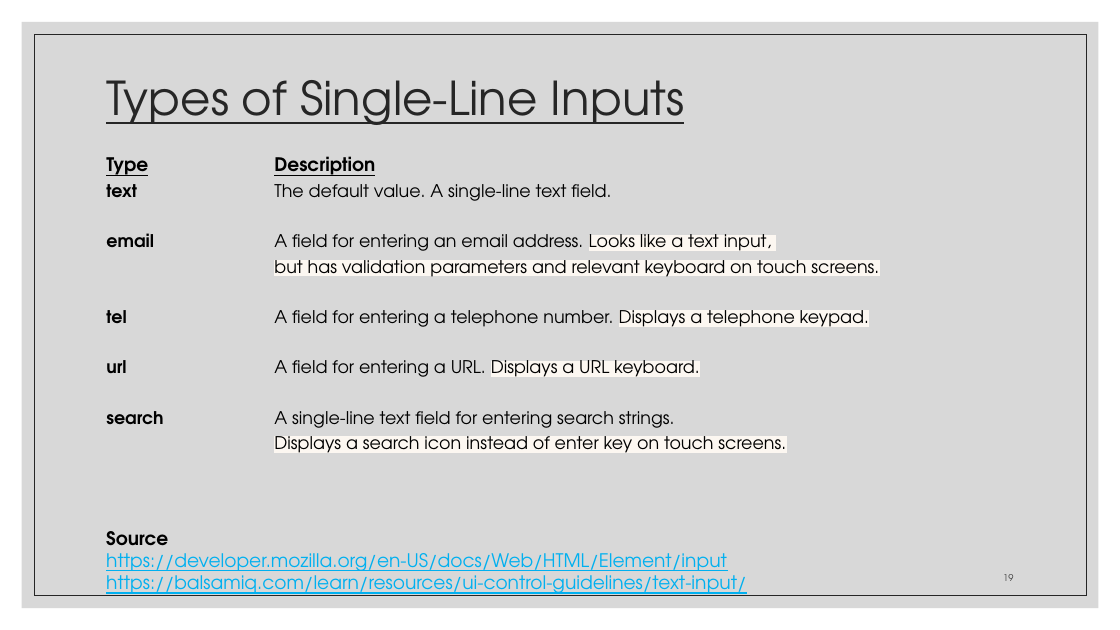
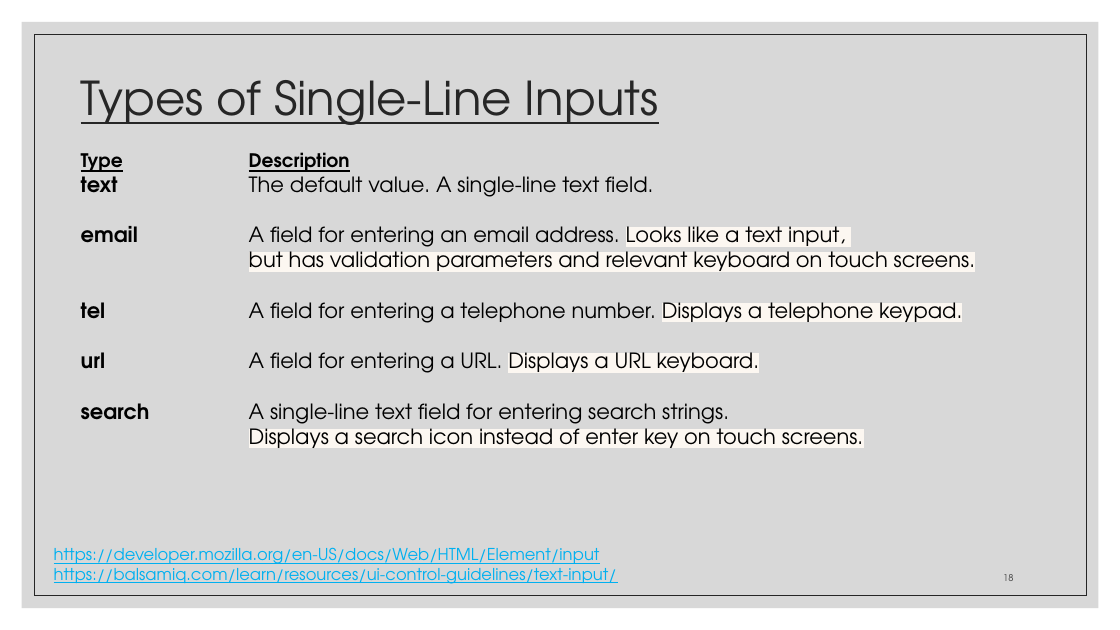
Before and after one commit to zackstotts/base-node-curriculum, a slide deck: slide 18 of unit_00/html_review/03 HTML Forms.pptx (slide 19 before the commit). Drawn at 1120x630 pixels with LibreOffice and Linux fonts; fonts in the diff are those of the drawing. Boxes give left, top, right and bottom in pixels: in the first picture for what was removed or moved away, otherwise in the second. Text is boxed around its words. In the diff, an @@ line names an element or a change of style, - is before the commit and + after.

```diff
--- a/unit_00/html_review/03 HTML Forms.pptx
+++ b/unit_00/html_review/03 HTML Forms.pptx
@@ title "Types of Single-Line Inputs": place and size @@
-title "Types of Single-Line Inputs" at (106, 80, 685, 125)
+title "Types of Single-Line Inputs" at (81, 80, 659, 125)
@@ text "Type Description": place and size @@
-text "Type Description" at (106, 156, 879, 453)
+text "Type Description" at (81, 152, 975, 448)
@@ text "Type Description" at (81, 152, 975, 448): size 15 to 18 pt; line spacing 1.2 to 1 @@
@@ text at (106, 531, 168, 546): paragraph removed @@
-Source
@@ text "https://developer.mozilla.org/en-US/docs/Web/HTML/Element/in ...": place and size @@
-text "https://developer.mozilla.org/en-US/docs/Web/HTML/Element/in ..." at (106, 531, 746, 596)
+text "https://developer.mozilla.org/en-US/docs/Web/HTML/Element/in ..." at (54, 547, 617, 584)
@@ text "https://developer.mozilla.org/en-US/docs/Web/HTML/Element/in ..." at (54, 547, 617, 584): size 16 to 14 pt @@
```
Also in this commit, not shown: 37 other slides changed.
